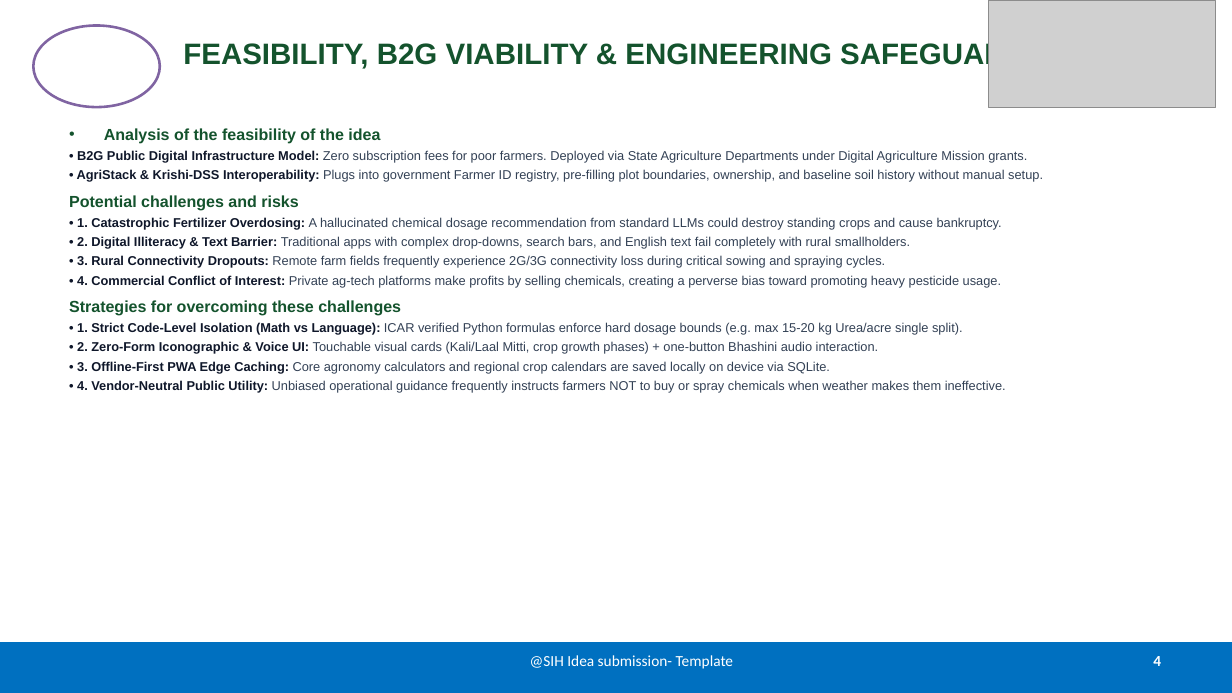
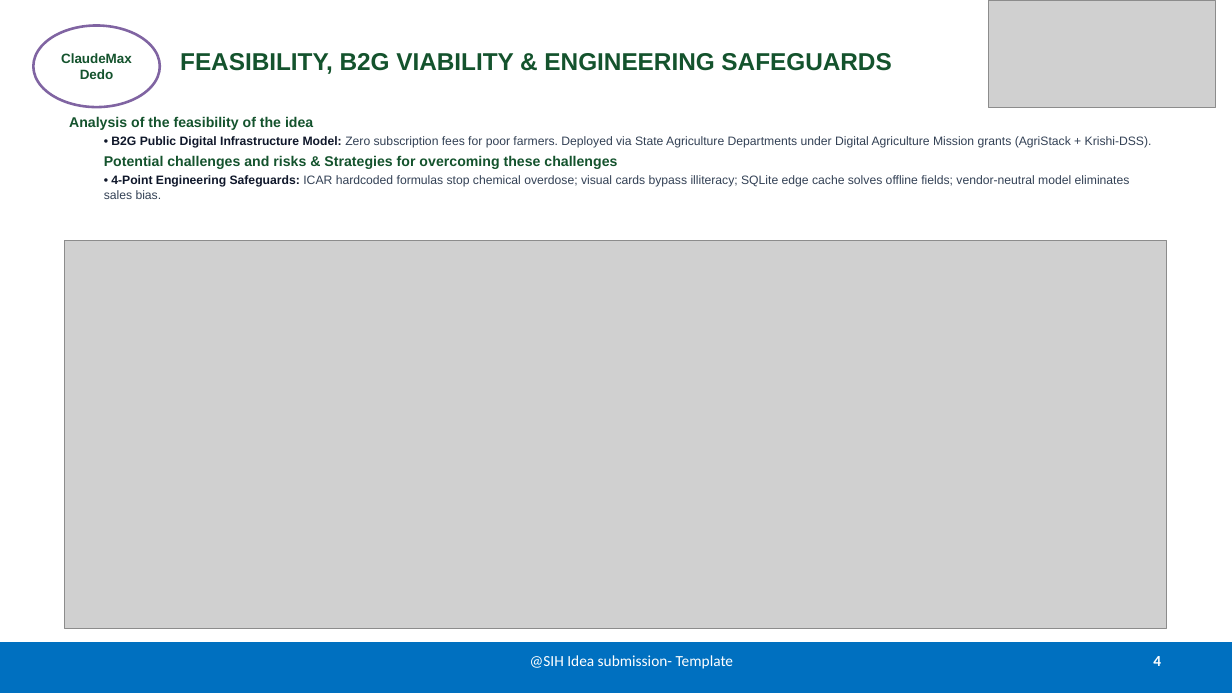
Before and after one commit to lohitakshcodes/claudemaxdedo-sih2026, a slide deck: slide 4 of SIH2026_SIH26193_KrishiSmriti_ClaudeMaxDedo.pptx. Drawn at 1232x693 pixels with LibreOffice and Linux fonts; fonts in the diff are those of the drawing; grey boxes stand for pictures. Boxes give left, top, right and bottom in pixels: in the first picture for what was removed or moved away, otherwise in the second. Text is boxed around its words. In the diff, an @@ line names an element or a change of style, - is before the commit and + after.

```diff
--- a/SIH2026_SIH26193_KrishiSmriti_ClaudeMaxDedo.pptx
+++ b/SIH2026_SIH26193_KrishiSmriti_ClaudeMaxDedo.pptx
@@ ellipse "ClaudeMaxDedo" at bbox=[33, 26, 160, 107]: size 11 to 10.5 pt, text colour #FFFFFF to #14532D @@
@@ title "FEASIBILITY, B2G VIABILITY & ENGINEERING ...": place and size @@
-title "FEASIBILITY, B2G VIABILITY & ENGINEERING ..." at bbox=[183, 41, 1047, 70]
+title "FEASIBILITY, B2G VIABILITY & ENGINEERING ..." at bbox=[180, 53, 891, 74]
@@ title "FEASIBILITY, B2G VIABILITY & ENGINEERING ..." at bbox=[180, 53, 891, 74]: size 23 to 19 pt; alignment centre to left @@
@@ text "Analysis of the feasibility of ...": place and size @@
-text "Analysis of the feasibility of ..." at bbox=[69, 128, 1043, 393]
+text "Analysis of the feasibility of ..." at bbox=[69, 116, 1152, 199]
@@ text at bbox=[69, 116, 313, 130]: size 12.5 to 11 pt in "Analysis of the feasibility of the idea"; bullet • to none; less space between paragraphs @@
@@ text at bbox=[104, 136, 1152, 199]: text changed; size 10 to 9.5 pt @@
-• B2G Public Digital Infrastructure Model: Zero subscription fees for poor farmers. Deployed via State Agriculture Departments under Digital Agriculture Mission grants.
-• AgriStack & Krishi-DSS Interoperability: Plugs into government Farmer ID registry, pre-filling plot boundaries, ownership, and baseline soil history without manual setup.
-Potential challenges and risks
-• 1. Catastrophic Fertilizer Overdosing: A hallucinated chemical dosage recommendation from standard LLMs could destroy standing crops and cause bankruptcy.
-• 2. Digital Illiteracy & Text Barrier: Traditional apps with complex drop-downs, search bars, and English text fail completely with rural smallholders.
-• 3. Rural Connectivity Dropouts: Remote farm fields frequently experience 2G/3G connectivity loss during critical sowing and spraying cycles.
-• 4. Commercial Conflict of Interest: Private ag-tech platforms make profits by selling chemicals, creating a perverse bias toward promoting heavy pesticide usage.
-Strategies for overcoming these challenges
-• 1. Strict Code-Level Isolation (Math vs Language): ICAR verified Python formulas enforce hard dosage bounds (e.g. max 15-20 kg Urea/acre single split).
-• 2. Zero-Form Iconographic & Voice UI: Touchable visual cards (Kali/Laal Mitti, crop growth phases) + one-button Bhashini audio interaction.
-• 3. Offline-First PWA Edge Caching: Core agronomy calculators and regional crop calendars are saved locally on device via SQLite.
-• 4. Vendor-Neutral Public Utility: Unbiased operational guidance frequently instructs farmers NOT to buy or spray chemicals when weather makes them ineffective.
+• B2G Public Digital Infrastructure Model: Zero subscription fees for poor farmers. Deployed via State Agriculture Departments under Digital Agriculture Mission grants (AgriStack + Krishi-DSS).
+Potential challenges and risks & Strategies for overcoming these challenges
+• 4-Point Engineering Safeguards: ICAR hardcoded formulas stop chemical overdose; visual cards bypass illiteracy; SQLite edge cache solves offline fields; vendor-neutral model eliminates sales bias.
@@ picture added at bbox=[65, 240, 1167, 628] @@
```
Also in this commit, not shown: 4 other slides changed, 15 other files.
